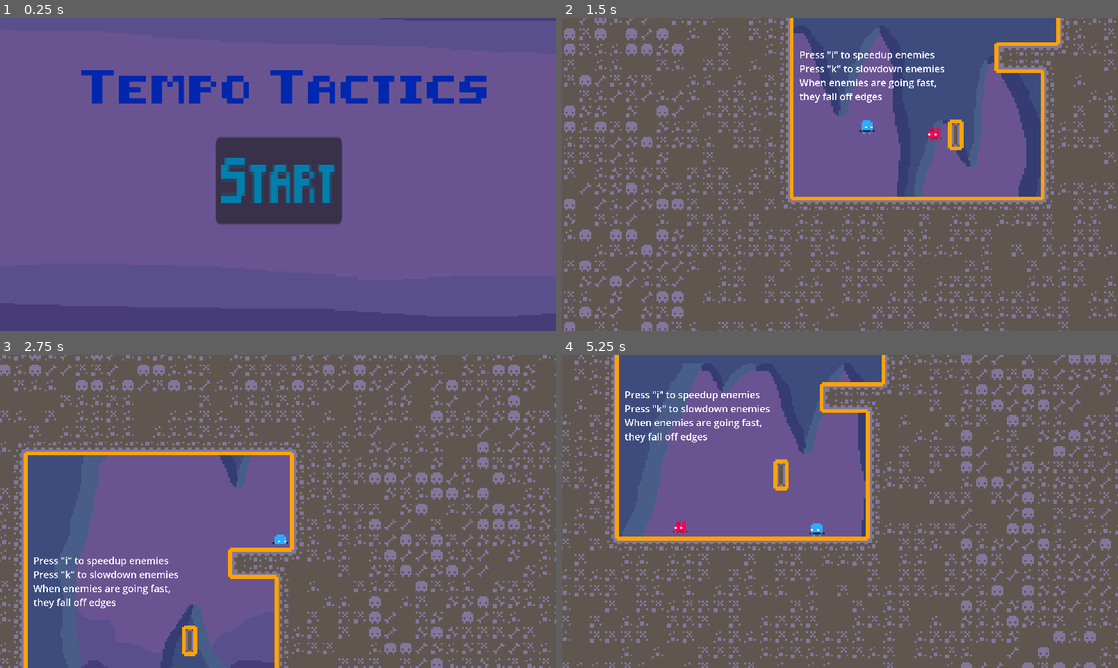
Above: before the commit, frames 1-4 (two rows, left to right).
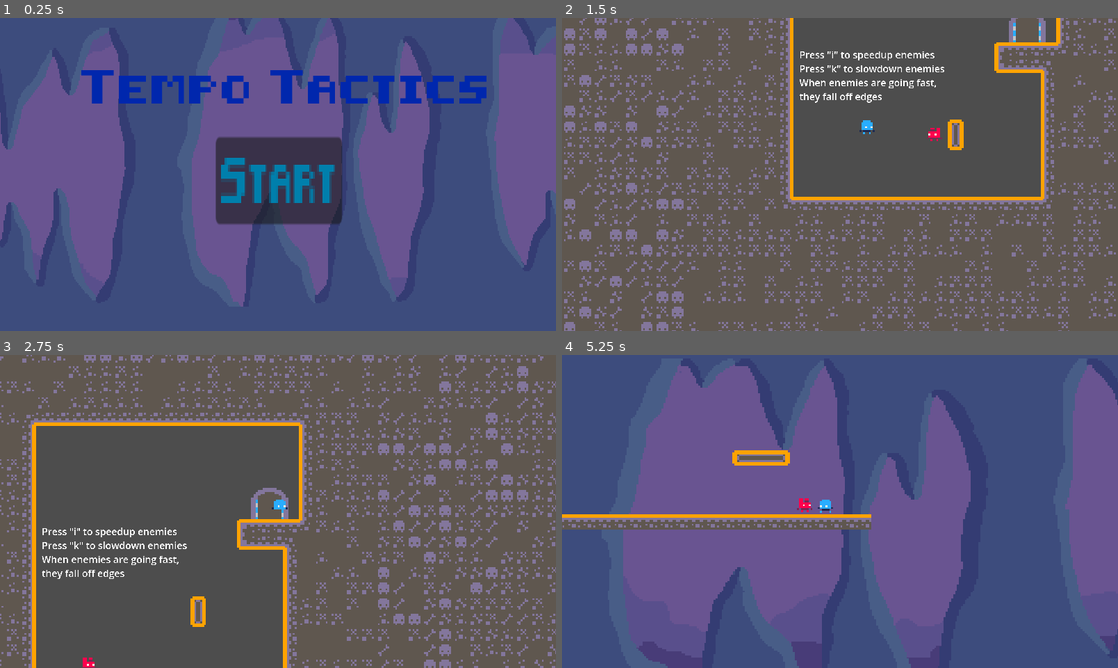
Above: after the commit, the same moments.

Repository: Miles-Miles2/GMTK2024
Game: Godot game, scene res://Scenes/title.tscn
Same seed, same stepped clock (60 frames per second), same inputs: the game is played once before the commit and once after it.
Inputs:
- Up to frame 1 (0.25 s): no input
- Up to frame 2 (1.5 s): click "Start" at 0.5 s; tap I at 1.25 s; hold D (move_right) from 1.28 s (still down); tap W (jump) at 1.35 s
- Up to frame 3 (2.75 s): keep holding D (move_right); tap W (jump) at 1.52, 1.82, 2.27, 2.3, 2.57 s; tap I at 2 s; tap L (slow_plat) at 2.1 s
- Up to frame 4 (5.25 s): tap I every 0.75 s from 2.75 to 5 s; release D (move_right) at 2.78 s; hold A (move_left) 2.78-3.53 s; tap O (speed_plat) at 2.85, 5.1 s; tap W (jump) at 3.05, 3.6, 3.77, 4.07, 4.52, 4.55, 4.82 s; hold D (move_right) 3.53-5.03 s; tap L (slow_plat) at 4.35 s; hold A (move_left) from 5.03 s (still down)

The runs differ from the first frame. In frame 1, 49% of the frame differs, in the area x 0-100%, y 0-96%; in frame 2, 24%; in frame 3, 51%; in frame 4, 84%, in the area x 0-100%, y 0-100%.

Commit message:
added exit door to level 1

Diff:
--- /dev/null
+++ b/Scenes/exit_door.tscn
@@ -0,0 +1,17 @@
+[gd_scene load_steps=3 format=3 uid="uid://c44y78f8gw8m8"]
+
+[ext_resource type="Texture2D" uid="uid://cg40v0qsasp1a" path="res://Tileset/tilemap_packed.png" id="1_yuege"]
+
+[sub_resource type="RectangleShape2D" id="RectangleShape2D_fc3cj"]
+size = Vector2(10, 1)
+
+[node name="exit_door" type="Area2D"]
+
+[node name="Sprite2D" type="Sprite2D" parent="."]
+texture = ExtResource("1_yuege")
+region_enabled = true
+region_rect = Rect2(104, 48, 16, 16)
+
+[node name="CollisionShape2D" type="CollisionShape2D" parent="."]
+position = Vector2(0, 7.5)
+shape = SubResource("RectangleShape2D_fc3cj")
--- a/Scenes/level_1.tscn
+++ b/Scenes/level_1.tscn
@@ -1,55 +1,67 @@
-[gd_scene load_steps=7 format=3 uid="uid://dwhjwjcpo8ggm"]
+[gd_scene load_steps=10 format=3 uid="uid://dwhjwjcpo8ggm"]
 
-[ext_resource type="PackedScene" uid="uid://dhgatk0xaee0v" path="res://player.tscn" id="1_yopkq"]
+[ext_resource type="PackedScene" uid="uid://dhgatk0xaee0v" path="res://Scenes/player.tscn" id="1_yopkq"]
 [ext_resource type="TileSet" uid="uid://cvybiv4kqocla" path="res://Tileset/pico8.tres" id="2_wdksp"]
-[ext_resource type="PackedScene" uid="uid://bwktujbfadlfs" path="res://slime copy.tscn" id="3_12n2v"]
+[ext_resource type="PackedScene" uid="uid://bwktujbfadlfs" path="res://Scenes/slime copy.tscn" id="3_12n2v"]
 [ext_resource type="Script" path="res://Scripts/CameraMove.gd" id="4_rpied"]
 [ext_resource type="Texture2D" uid="uid://cwy37t7cx65oh" path="res://Assets/BG_0.png" id="5_5nggv"]
 [ext_resource type="Texture2D" uid="uid://bwykwqcq1n32o" path="res://Assets/BG_1.png" id="6_0x5ct"]
+[ext_resource type="PackedScene" uid="uid://c44y78f8gw8m8" path="res://Scenes/exit_door.tscn" id="7_a86a6"]
+[ext_resource type="Script" path="res://Scripts/exit_door.gd" id="8_r3tq8"]
+[ext_resource type="AudioStream" uid="uid://d1eqxr63vwksx" path="res://Audio/SFX/Level_complete SFX.mp3" id="9_0hql5"]
 
 [node name="level1" type="Node2D"]
+position = Vector2(0, 2)
 
 [node name="Player" parent="." instance=ExtResource("1_yopkq")]
-position = Vector2(20, 0)
+position = Vector2(745, 540)
 
 [node name="TileMap" type="TileMap" parent="." groups=["ground"]]
+position = Vector2(725, 540)
 tile_set = ExtResource("2_wdksp")
 format = 2
 layer_0/tile_data = PackedInt32Array(65537, 262144, 2, 65538, 262144, 2, 65539, 262144, 2, 65540, 262144, 2, 65541, 262 …(72973 unchanged characters)…
 
 [node name="Slime" parent="." groups=["enemy"] instance=ExtResource("3_12n2v")]
-position = Vector2(92, -38)
+position = Vector2(817, 502)
 
 [node name="Camera2D" type="Camera2D" parent="." node_paths=PackedStringArray("player")]
-position = Vector2(20, -5)
+position = Vector2(745, 535)
 zoom = Vector2(4, 4)
 position_smoothing_speed = 1.0
 script = ExtResource("4_rpied")
 player = NodePath("../Player")
 
 [node name="ParallaxBackground" type="ParallaxBackground" parent="Camera2D"]
+scroll_offset = Vector2(584.017, 749.261)
 
 [node name="ParallaxLayer" type="ParallaxLayer" parent="Camera2D/ParallaxBackground"]
+position = Vector2(0, 2)
 motion_scale = Vector2(0.1, 0.1)
 motion_offset = Vector2(100, 50)
 motion_mirroring = Vector2(440, 0)
 
 [node name="Sprite2D" type="Sprite2D" parent="Camera2D/ParallaxBackground/ParallaxLayer"]
+position = Vector2(887.25, 505.25)
+scale = Vector2(2.65341, 2.52708)
 texture = ExtResource("5_5nggv")
 
 [node name="ParallaxLayer2" type="ParallaxLayer" parent="Camera2D/ParallaxBackground"]
+position = Vector2(0, 2)
 motion_scale = Vector2(0.2, 0.2)
 motion_offset = Vector2(100, 75)
 motion_mirroring = Vector2(440, 0)
 
 [node name="Sprite2D" type="Sprite2D" parent="Camera2D/ParallaxBackground/ParallaxLayer2"]
+position = Vector2(939.5, 509.5)
+scale = Vector2(2.28409, 2.2625)
 texture = ExtResource("6_0x5ct")
 
 [node name="Label" type="Label" parent="."]
-offset_left = 11.0
-offset_top = -69.0
-offset_right = 767.0
-offset_bottom = 216.0
+offset_left = 736.0
+offset_top = 471.0
+offset_right = 1492.0
+offset_bottom = 756.0
 scale = Vector2(0.1, 0.1)
 theme_override_font_sizes/font_size = 50
 text = "Press \"i\" to speedup enemies
@@ -57,3 +69,19 @@
 When enemies are going fast,
 they fall off edges"
 metadata/_edit_use_anchors_ = true
+
+[node name="exit_door" parent="." instance=ExtResource("7_a86a6")]
+position = Vector2(854, 460)
+scale = Vector2(1.2, 1)
+collision_mask = 2
+script = ExtResource("8_r3tq8")
+
+[node name="complete" type="AudioStreamPlayer2D" parent="exit_door"]
+stream = ExtResource("9_0hql5")
+volume_db = 24.0
+
+[node name="Timer" type="Timer" parent="exit_door"]
+wait_time = 1.5
+
+[connection signal="body_entered" from="exit_door" to="exit_door" method="_on_body_entered"]
+[connection signal="timeout" from="exit_door/Timer" to="exit_door" method="_on_timer_timeout"]
--- a/Scenes/title.tscn
+++ b/Scenes/title.tscn
@@ -1,8 +1,9 @@
-[gd_scene load_steps=4 format=3 uid="uid://da4k8vcw0wlw3"]
+[gd_scene load_steps=5 format=3 uid="uid://da4k8vcw0wlw3"]
 
 [ext_resource type="FontFile" uid="uid://c2ow1526vefm5" path="res://Fonts/8-bit-hud.ttf" id="1_8xsrk"]
 [ext_resource type="Script" path="res://Scripts/Button.gd" id="2_dqq12"]
 [ext_resource type="Texture2D" uid="uid://cwy37t7cx65oh" path="res://Assets/BG_0.png" id="3_8bymc"]
+[ext_resource type="Texture2D" uid="uid://bwykwqcq1n32o" path="res://Assets/BG_1.png" id="4_do6vl"]
 
 [node name="title" type="Node2D"]
 
@@ -35,10 +36,20 @@
 limit_bottom = 350
 editor_draw_limits = true
 
-[node name="Bg0" type="Sprite2D" parent="."]
-z_index = -1
-position = Vector2(-784, -7)
-scale = Vector2(47.5073, -3.15806)
+[node name="ParallaxBackground" type="ParallaxBackground" parent="."]
+
+[node name="ParallaxLayer" type="ParallaxLayer" parent="ParallaxBackground"]
+
+[node name="Sprite2D" type="Sprite2D" parent="ParallaxBackground/ParallaxLayer"]
+position = Vector2(3.00012, 4.76837e-07)
+scale = Vector2(6.45, 3.6)
 texture = ExtResource("3_8bymc")
 
+[node name="ParallaxLayer2" type="ParallaxLayer" parent="ParallaxBackground"]
+
+[node name="Sprite2D" type="Sprite2D" parent="ParallaxBackground/ParallaxLayer2"]
+position = Vector2(-9.00001, -10)
+scale = Vector2(2.73182, 3.5)
+texture = ExtResource("4_do6vl")
+
 [connection signal="pressed" from="Button" to="Button" method="_on_pressed"]
--- /dev/null
+++ b/Scripts/exit_door.gd
@@ -0,0 +1,15 @@
+extends Area2D
+@onready var complete = $complete
+@onready var timer = $Timer
+@onready var player = $"../Player"
+
+
+
+func _on_body_entered(body):
+	player.set_physics_process(false)
+	player.get_node("AnimatedSprite2D").play("jump")
+	complete.play()
+	timer.start()
+
+func _on_timer_timeout():
+	get_tree().change_scene_to_file("res://Scenes/template_level.tscn")
--- a/default_bus_layout.tres
+++ b/default_bus_layout.tres
@@ -1,6 +1,7 @@
 [gd_resource type="AudioBusLayout" format=3 uid="uid://n2tm531wvilv"]
 
 [resource]
+bus/0/volume_db = -30.1465
 bus/1/name = &"Music"
 bus/1/solo = false
 bus/1/mute = false
Not shown, added: Audio/SFX/Level_complete SFX.mp3.import
Not shown, added: Audio/SFX/Level_complete SFX.mp3
